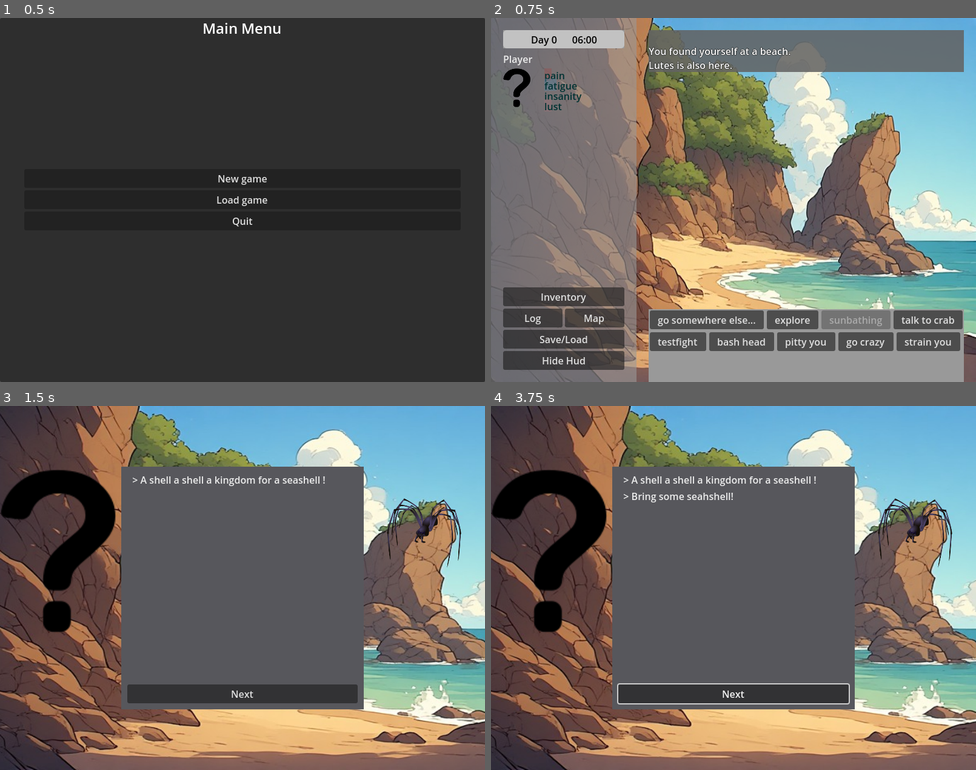
Above: before the commit, frames 1-4 (two rows, left to right).
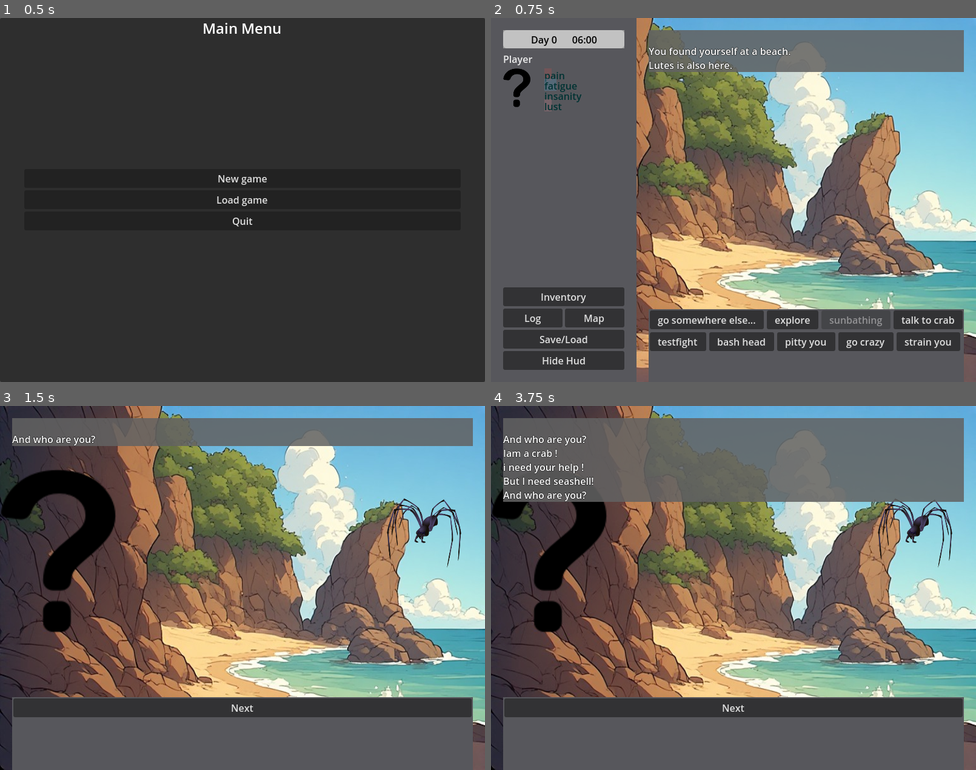
Above: after the commit, the same moments.

Repository: jackdarker/Octopant
Game: Godot game, scene res://ui/Loadingscreen.tscn
The game is run twice, just before and just after one commit, with the same random seed, the same clock (stepped at 60 frames per second) and the same inputs. The engine's default icon, where the game draws it, is replaced by a stand-in: a white triangle on a blue panel in a dark square.
Inputs (mouse positions are in pixels of both pictures, inside the frame that each line leads up to):
- Up to frame 1 (0.5 s): no input
- Up to frame 2 (0.75 s): click "New game" at 0.5 s
- Up to frame 3 (1.5 s): click "talk to crab" at 1.25 s
- Up to frame 4 (3.75 s): click "Next" at 2 s; click (849, 708) at 2.75 s, where only the run after the commit has a clickable "Nope"; click (607, 708) at 3.5 s, where only the run after the commit has a clickable "back"

Frame 1 is identical in both runs. In frame 2, 33% of the frame differs, in the area x 0-98%, y 0-100%; in frame 3, 71%; in frame 4, 75%, in the area x 0-100%, y 0-100%.

Commit message:
refactored interaction_scene.gd

Diff:
--- a/game/main_scene.gd
+++ b/game/main_scene.gd
@@ -42,7 +42,7 @@
 	print("Starting scene "+ID)
 	#var s = ResourceLoader.load(path)
 	if(ID=="interaction_scene"):
-		Global.hud.visible=false
+		#Global.hud.visible=false
 		actual_scene=load("res://ui/interaction_scene.tscn").instantiate()
 		actual_scene.dialogue_gdscript=_args[0]
 		actual_scene.back_image=_args[1]
@@ -50,6 +50,7 @@
 		actual_scene=load("res://ui/combat_scene.tscn").instantiate()
 		actual_scene.setupScene(_args[0])
 	else:
+		Global.hud.hudMode=Hud.HUDMODE.Explore
 		actual_scene = GR.createScene(ID)
 		actual_scene.setupScene(_args)
 	if(parentSceneUniqueID >= 0):
--- a/game/main_scene.tscn
+++ b/game/main_scene.tscn
@@ -18,7 +18,6 @@
 layer = -2
 
 [node name="Hud" parent="." instance=ExtResource("2_bg2q0")]
-layer = -1
 
 [node name="TooltipSystem" parent="." instance=ExtResource("3_yrdys")]
 layer = 2
--- a/game/world/scene_extension.gd
+++ b/game/world/scene_extension.gd
@@ -14,7 +14,7 @@
 		cb=_cb
 		enabled=_enabled
 
-var parent_scene
+var parent_scene:DefaultScene
 
 func on_enterScene():
 	pass
@@ -22,3 +22,6 @@
 # called when a menu is built
 func get_buttons(menuid:String,buttons:Array)->Array:
 	return(buttons)
+
+func cb_menu(menuID:String,no_back:bool=false)->Callable:
+	return parent_scene.menu.bind(menuID,no_back)
--- a/modules/__default/interaction/dlg_pc_crab.gd
+++ b/modules/__default/interaction/dlg_pc_crab.gd
@@ -1,48 +1,42 @@
-extends DialogueEngine
+extends SceneExtension
 
-enum { DEFAULT_BRANCH = 0, GAVE_SHELL, NO_GAVE_SHELL }
-
-var meta:Dictionary={}
+const sceneID="dlg_pc_crab"
 const avatar_player = "res://assets/images/icons/ic_unknown.svg"
 const avatar_crab = "res://assets/images/chars/spider1.svg"
 
-func _setup() -> void:
-	meta["char1"]=avatar_player
-	meta["char2"]=avatar_crab
+func on_enterScene():
+	parent_scene.__displayImage(1,avatar_player)
+	parent_scene.__displayImage(2,avatar_crab)
+	pass
 
-	var first_entry : DialogueEntry
-	first_entry=add_text_entry("A shell a shell a kingdom for a seashell !", DEFAULT_BRANCH)
-	first_entry.set_metadata_data(meta)
+func get_buttons(menuid:String,buttons:Array):
+	if(menuid==""):
+		Global.hud.say("And who are you?")
+		buttons.push_back(Button_Config.new("Next","",cb_menu("answer1",true)))
+	if(menuid=="answer1"):
+		Global.hud.say("Iam a crab !")
+		Global.hud.say("i need your help !")
+		buttons.push_back(Button_Config.new("Sure","",cb_menu("help1",true),__hasSeashell))
+		buttons.push_back(Button_Config.new("Nope","",cb_menu("nohelp1")))
+	if(menuid=="help1"):
+		Global.hud.say("I need seashell")
+		buttons.push_back(Button_Config.new("Here you go","",cb_menu("help2",true)))
+		buttons.push_back(Button_Config.new("I dont have one","",cb_menu("nohelp1",true)))
+	if(menuid=="help2"):
+		Global.hud.say("Thank you so much. Here let me give you this./n
+		It squirts some green slime in front of you.")
+		__hasSeashell(true)
+		Global.pc.inventory.addItemID("gel_green")
+		buttons.push_back(Button_Config.new("Thats nasty","",cb_menu("leave",true)))
+	if(menuid=="nohelp1"):
+		Global.hud.say("But I need seashell!")
+		buttons.push_back(Button_Config.new("I have to leave","",cb_menu("leave",true)))
+	if(menuid=="leave"):
+		Global.hud.say("I need to leave.")
+		buttons.push_back(Button_Config.new("Leave","",Global.main.removeScene.bind(parent_scene)))
+	return(buttons)
 
-
-	var condition_entry = add_conditional_entry(func(): return Global.pc.inventory.hasItemID("seashell"))
-	var if_true : DialogueEntry = add_text_entry("I feel you have some seashell with you")
-	var if_false : DialogueEntry = add_text_entry("Bring some seahshell!", NO_GAVE_SHELL)
-	condition_entry.set_condition_goto_ids(if_true.get_id(), if_false.get_id())
-
-
-	var option_id_1 : int = if_true.add_option("I have no seashell.")
-	var option_id_1_entry : DialogueEntry = add_text_entry("Sorry little crab but I dont have any shell for you", NO_GAVE_SHELL)
-	if_true.set_option_goto_id(option_id_1, option_id_1_entry.get_id())
-	var option_id_2 : int = if_true.add_option("Give seashell.")
-	var option_id_2_entry : DialogueEntry = add_text_entry("Here you go little guy", GAVE_SHELL)
-	if_true.set_option_goto_id(option_id_2, option_id_2_entry.get_id())
-
-	var default_topic : DialogueEntry = add_text_entry("I need to leave")
-
-	add_text_entry("But I waana have shell !", NO_GAVE_SHELL).set_goto_id(default_topic.get_id())
-
-	var gave_shell_entry = add_text_entry("Thank you so much. Here let me give you this./n
-		It squirts some green slime in front of you.", GAVE_SHELL)
-	gave_shell_entry.set_goto_id(default_topic.get_id())
-	gave_shell_entry.set_metadata("remove_item","seashell")
-	gave_shell_entry.set_metadata("char2","res://assets/images/items/Gel_S_Green.svg")
-
-	self.entry_visited.connect(__react)
-
-func __react(entry : DialogueEntry):
-	var _item=entry.get_metadata("remove_item","")
-	if(_item!=""):
-		Global.pc.inventory.removeItemID("seashell")
-		Global.pc.inventory.addItemID("gel_green")
-	pass
+func __hasSeashell(apply:bool=false):
+	var check:=CondCheck.new()
+	check.addCond([CondCheck.Cond_Resource.create("seashell",1)])
+	return	check.check(Global.pc,apply)
--- a/modules/__default/module.gd
+++ b/modules/__default/module.gd
@@ -10,6 +10,7 @@
 		]
 	scene_ext = [
 		"res://modules/__default/world/extend",
+		"res://modules/__default/interaction",
 		]
 	items = [
 		"res://modules/__default/Item",
--- a/modules/__default/world/nav_beach.gd
+++ b/modules/__default/world/nav_beach.gd
@@ -17,8 +17,8 @@
 	var x:Image=%bg_image.texture.get_image()
 	x.resize_to_po2()
 	var y:ImageTexture = ImageTexture.create_from_image(x)
-	Global.main.runScene("interaction_scene",
-		[load("res://modules/__default/interaction/dlg_pc_crab.gd"),
+	Global.main.runScene("interaction_scene",["dlg_pc_crab",
+		#[load("res://modules/__default/interaction/dlg_pc_crab.gd"),
 		y],self.uniqueSceneID)
 
 func _on_bt_fight_pressed():
--- a/theme.tres
+++ b/theme.tres
@@ -1,9 +1,12 @@
-[gd_resource type="Theme" load_steps=2 format=3 uid="uid://tpolvb2u4itl"]
+[gd_resource type="Theme" load_steps=3 format=3 uid="uid://tpolvb2u4itl"]
 
 [sub_resource type="StyleBoxFlat" id="StyleBoxFlat_otacr"]
 bg_color = Color(0.3400212, 0.34289083, 0.36267138, 1)
 
+[sub_resource type="StyleBoxFlat" id="StyleBoxFlat_wvktn"]
+
 [resource]
 Label/colors/font_color = Color(1, 1, 1, 1)
 Panel/styles/panel = SubResource("StyleBoxFlat_otacr")
+Panel/styles/panelSemi = SubResource("StyleBoxFlat_wvktn")
 RichTextLabel/colors/default_color = Color(0.92535293, 0.9253528, 0.9253529, 1)
--- a/ui/hud.gd
+++ b/ui/hud.gd
@@ -5,14 +5,21 @@
 signal map_requested
 signal inventory_requested
 
-enum HUDMODE { Explore=0, Combat=1}
+enum HUDMODE { Explore=0, Combat=1, Interaction=2}
 
 @export var hudMode:HUDMODE=HUDMODE.Explore:
 	set(value):
-		if(value==HUDMODE.Combat):
+		if(value==HUDMODE.Interaction):
+			$HBoxContainer/LeftPanel.visible=false
+			Util.delete_children(enemyList)	#cleanup list after combat
+			enemyList.get_parent_control().visible=false
+			picture.texture=null
+			picture.visible=true
+		elif(value==HUDMODE.Combat):
 			enemyList.get_parent_control().visible=true
 			picture.visible=false
 		else:
+			$HBoxContainer/LeftPanel.visible=true
 			Util.delete_children(enemyList)	#cleanup list after combat
 			enemyList.get_parent_control().visible=false
 			picture.texture=null
--- a/ui/hud.tscn
+++ b/ui/hud.tscn
@@ -1,12 +1,10 @@
-[gd_scene load_steps=21 format=3 uid="uid://deyv2v8gvtbsu"]
+[gd_scene load_steps=15 format=3 uid="uid://deyv2v8gvtbsu"]
 
 [ext_resource type="Script" uid="uid://cswadx3st3b6b" path="res://ui/hud.gd" id="1_276te"]
+[ext_resource type="Theme" uid="uid://tpolvb2u4itl" path="res://theme.tres" id="2_7ihmi"]
 [ext_resource type="PackedScene" uid="uid://sfxsabvmelqu" path="res://ui/character_hud.tscn" id="2_276te"]
 [ext_resource type="Texture2D" uid="uid://8vs1f4ky84fr" path="res://assets/images/chars/spider1.svg" id="3_546lt"]
 
-[sub_resource type="StyleBoxFlat" id="StyleBoxFlat_spcu4"]
-bg_color = Color(0.6, 0.6, 0.6, 0.59607846)
-
 [sub_resource type="Theme" id="Theme_276te"]
 
 [sub_resource type="StyleBoxFlat" id="StyleBoxFlat_276te"]
@@ -15,25 +13,6 @@
 
 [sub_resource type="StyleBoxFlat" id="StyleBoxFlat_7ihmi"]
 bg_color = Color(0.38431373, 0.38431373, 0.38431373, 0.8627451)
-
-[sub_resource type="StyleBoxFlat" id="StyleBoxFlat_546lt"]
-
-[sub_resource type="StyleBoxFlat" id="StyleBoxFlat_q43x7"]
-
-[sub_resource type="StyleBoxFlat" id="StyleBoxFlat_en2x2"]
-
-[sub_resource type="StyleBoxFlat" id="StyleBoxFlat_srpbi"]
-
-[sub_resource type="StyleBoxFlat" id="StyleBoxFlat_1v5rv"]
-bg_color = Color(0.73384637, 0.44077763, 0.9599053, 1)
-
-[sub_resource type="Theme" id="Theme_7ihmi"]
-Panel/styles/panel = SubResource("StyleBoxFlat_546lt")
-RichTextLabel/colors/default_color = Color(0.17641911, 0.17641908, 0.17641908, 1)
-RichTextLabel/styles/background = SubResource("StyleBoxFlat_q43x7")
-RichTextLabel/styles/fill = SubResource("StyleBoxFlat_en2x2")
-RichTextLabel/styles/focus = SubResource("StyleBoxFlat_srpbi")
-RichTextLabel/styles/normal = SubResource("StyleBoxFlat_1v5rv")
 
 [sub_resource type="Gradient" id="Gradient_276te"]
 offsets = PackedFloat32Array(0, 0.8933333)
@@ -122,12 +101,13 @@
 anchor_bottom = 1.0
 grow_horizontal = 2
 grow_vertical = 2
+mouse_filter = 2
 theme_override_constants/separation = 0
 
 [node name="LeftPanel" type="Panel" parent="HBoxContainer"]
 custom_minimum_size = Vector2(240, 0)
 layout_mode = 2
-theme_override_styles/panel = SubResource("StyleBoxFlat_spcu4")
+theme = ExtResource("2_7ihmi")
 
 [node name="MarginContainer" type="MarginContainer" parent="HBoxContainer/LeftPanel"]
 layout_mode = 1
@@ -206,6 +186,7 @@
 [node name="Panel" type="Panel" parent="HBoxContainer"]
 layout_mode = 2
 size_flags_horizontal = 3
+mouse_filter = 2
 theme_override_styles/panel = SubResource("StyleBoxEmpty_276te")
 
 [node name="MarginContainer" type="MarginContainer" parent="HBoxContainer/Panel"]
@@ -215,17 +196,20 @@
 anchor_bottom = 1.0
 grow_horizontal = 2
 grow_vertical = 2
+mouse_filter = 2
 theme_override_constants/margin_left = 20
 theme_override_constants/margin_top = 20
 theme_override_constants/margin_right = 20
 
 [node name="VBoxContainer" type="VBoxContainer" parent="HBoxContainer/Panel/MarginContainer"]
 layout_mode = 2
+mouse_filter = 2
 
 [node name="list_enemys" type="ScrollContainer" parent="HBoxContainer/Panel/MarginContainer/VBoxContainer"]
 visible = false
 layout_mode = 2
 size_flags_vertical = 3
+mouse_filter = 2
 
 [node name="HFlowContainer" type="HFlowContainer" parent="HBoxContainer/Panel/MarginContainer/VBoxContainer/list_enemys"]
 layout_mode = 2
@@ -246,10 +230,12 @@
 [node name="txt_main" type="ScrollContainer" parent="HBoxContainer/Panel/MarginContainer/VBoxContainer"]
 layout_mode = 2
 size_flags_vertical = 3
+mouse_filter = 2
 
 [node name="RichTextLabel" type="RichTextLabel" parent="HBoxContainer/Panel/MarginContainer/VBoxContainer/txt_main"]
 layout_mode = 2
 size_flags_horizontal = 3
+mouse_filter = 2
 theme_override_colors/font_outline_color = Color(0, 0, 0, 1)
 theme_override_constants/outline_size = 2
 theme_override_styles/normal = SubResource("StyleBoxFlat_7ihmi")
@@ -266,6 +252,7 @@
 [node name="img_pic" type="TextureRect" parent="HBoxContainer/Panel/MarginContainer/VBoxContainer"]
 layout_mode = 2
 size_flags_vertical = 3
+mouse_filter = 2
 texture = ExtResource("3_546lt")
 expand_mode = 1
 stretch_mode = 4
@@ -274,7 +261,7 @@
 clip_contents = true
 custom_minimum_size = Vector2(0, 120)
 layout_mode = 2
-theme = SubResource("Theme_7ihmi")
+theme = ExtResource("2_7ihmi")
 
 [node name="MarginContainer" type="MarginContainer" parent="HBoxContainer/Panel/MarginContainer/VBoxContainer/Panel"]
 layout_mode = 1
--- a/ui/interaction_scene.gd
+++ b/ui/interaction_scene.gd
@@ -1,18 +1,19 @@
-extends "res://ui/default_scene.gd"
+class_name InteractionScene extends NavigationScene
 
 
 # this scene runs a dialog between PC & NPC
 # using dialog engine
 
 @export var back_image:Texture=null		#background-image, default color if null
-@export var dialogue_gdscript : GDScript = null	#dialog-script
+@export var dialogue_gdscript  = null	#dialog-script
 
 var dialogue_engine : DialogueEngine = null
 var enabled_buttons : Array[Button] = []
 
-func _ready() -> void:
+func _ready_old() -> void:
 	if(back_image):
 		set_bg(back_image)
+	Global.hud.hudMode=Hud.HUDMODE.Interaction
 	dialogue_engine = dialogue_gdscript.new()
 	#dialogue_engine.dialogue_started.connect(__on_dialogue_started)
 	dialogue_engine.dialogue_continued.connect(__on_dialogue_continued)
@@ -20,12 +21,22 @@
 	dialogue_engine.dialogue_canceled.connect(__on_dialogue_canceled)
 	dialogue_engine.advance()
 
-func _input(p_input_event : InputEvent) -> void:
-	if p_input_event.is_action_pressed(&"ui_accept"):
-		dialogue_engine.advance()
+func enterScene():
+	Global.hud.hudMode=Hud.HUDMODE.Interaction
+	Global.hud.visible=true
+	Global.hud.clearOutput()
+	Global.hud.clearInput()
+	scene_ext=GR.getSceneExtensions(dialogue_gdscript,self)
+	for ext in scene_ext:
+		if ext.has_method("on_enterScene"):
+			ext.on_enterScene()
+	menu("")
+#func _input(p_input_event : InputEvent) -> void:
+#	if p_input_event.is_action_pressed(&"ui_accept"):
+#		dialogue_engine.advance()
 
-func set_bg(bg:Texture2D):
-	%bg_image.texture=bg
+#func set_bg(bg:Texture2D):
+#	%bg_image.texture=bg
 
 func __displayImage(where,path):
 	var _texture=Texture.new()
--- a/ui/interaction_scene.tscn
+++ b/ui/interaction_scene.tscn
@@ -1,7 +1,6 @@
-[gd_scene load_steps=5 format=3 uid="uid://bi0nd3hkf3uap"]
+[gd_scene load_steps=4 format=3 uid="uid://bi0nd3hkf3uap"]
 
 [ext_resource type="Script" uid="uid://dm514j33v3lwc" path="res://ui/interaction_scene.gd" id="1_d7vpr"]
-[ext_resource type="Theme" uid="uid://tpolvb2u4itl" path="res://theme.tres" id="2_dkaeg"]
 [ext_resource type="Texture2D" uid="uid://bfsnd42fd1rpm" path="res://icon.svg" id="3_uj4wp"]
 
 [sub_resource type="StyleBoxTexture" id="StyleBoxTexture_dkaeg"]
@@ -15,69 +14,19 @@
 theme_override_styles/panel = SubResource("StyleBoxTexture_dkaeg")
 script = ExtResource("1_d7vpr")
 
-[node name="CanvasLayer" type="CanvasLayer" parent="."]
-
-[node name="bg_image" type="TextureRect" parent="CanvasLayer"]
+[node name="bg_image" type="TextureRect" parent="."]
 unique_name_in_owner = true
+layout_mode = 1
 anchors_preset = 15
 anchor_right = 1.0
 anchor_bottom = 1.0
 grow_horizontal = 2
 grow_vertical = 2
 
-[node name="CenterContainer" type="CenterContainer" parent="CanvasLayer"]
-anchors_preset = 8
-anchor_left = 0.5
-anchor_top = 0.5
-anchor_right = 0.5
-anchor_bottom = 0.5
-offset_left = -200.0
-offset_top = -200.0
-offset_right = 200.0
-offset_bottom = 200.0
-grow_horizontal = 2
-grow_vertical = 2
-
-[node name="Panel" type="Panel" parent="CanvasLayer/CenterContainer"]
-custom_minimum_size = Vector2(400, 400)
-layout_mode = 2
-theme = ExtResource("2_dkaeg")
-
-[node name="MarginContainer" type="MarginContainer" parent="CanvasLayer/CenterContainer/Panel"]
-layout_mode = 1
-anchors_preset = 15
-anchor_right = 1.0
-anchor_bottom = 1.0
-grow_horizontal = 2
-grow_vertical = 2
-theme_override_constants/margin_left = 10
-theme_override_constants/margin_top = 10
-theme_override_constants/margin_right = 10
-theme_override_constants/margin_bottom = 10
-
-[node name="VBoxContainer" type="VBoxContainer" parent="CanvasLayer/CenterContainer/Panel/MarginContainer"]
-unique_name_in_owner = true
-layout_mode = 2
-alignment = 2
-
-[node name="ScrollContainer" type="ScrollContainer" parent="CanvasLayer/CenterContainer/Panel/MarginContainer/VBoxContainer"]
-layout_mode = 2
-size_flags_vertical = 3
-
-[node name="log" type="VBoxContainer" parent="CanvasLayer/CenterContainer/Panel/MarginContainer/VBoxContainer/ScrollContainer"]
-unique_name_in_owner = true
-layout_mode = 2
-size_flags_horizontal = 3
-size_flags_vertical = 3
-
-[node name="bt_next" type="Button" parent="CanvasLayer/CenterContainer/Panel/MarginContainer/VBoxContainer"]
-unique_name_in_owner = true
-layout_mode = 2
-text = "Next"
-
-[node name="img_char_1" type="TextureRect" parent="CanvasLayer"]
+[node name="img_char_1" type="TextureRect" parent="."]
 unique_name_in_owner = true
 custom_minimum_size = Vector2(96, 96)
+layout_mode = 1
 anchors_preset = -1
 anchor_left = 0.08000001
 anchor_top = 0.28
@@ -85,7 +34,7 @@
 anchor_bottom = 0.73333335
 offset_left = -64.00001
 offset_top = -64.0
-offset_right = 63.999992
+offset_right = 64.0
 offset_bottom = 64.0
 grow_vertical = 2
 size_flags_horizontal = 4
@@ -95,9 +44,10 @@
 stretch_mode = 4
 metadata/_edit_use_anchors_ = true
 
-[node name="img_char_2" type="TextureRect" parent="CanvasLayer"]
+[node name="img_char_2" type="TextureRect" parent="."]
 unique_name_in_owner = true
 custom_minimum_size = Vector2(96, 96)
+layout_mode = 1
 anchors_preset = -1
 anchor_left = 0.84
 anchor_top = 0.28
@@ -114,5 +64,3 @@
 expand_mode = 1
 stretch_mode = 4
 metadata/_edit_use_anchors_ = true
-
-[connection signal="pressed" from="CanvasLayer/CenterContainer/Panel/MarginContainer/VBoxContainer/bt_next" to="." method="_on_bt_1_pressed"]
--- a/ui/navigation_scene.gd
+++ b/ui/navigation_scene.gd
@@ -18,11 +18,12 @@
 	pass
 
 func enterScene():
+	Global.hud.hudMode=Hud.HUDMODE.Explore
 	Global.pc.location=self.sceneID
-	scene_ext=GR.getSceneExtensions(self.sceneID,self)
 	Global.hud.visible=true
 	Global.hud.clearOutput()
 	Global.hud.clearInput()
+	scene_ext=GR.getSceneExtensions(self.sceneID,self)
 	if(!self.sceneID.begins_with("vis_")):
 		if(Global.main.playerSpecialScene()):
 			return
@@ -43,10 +44,10 @@
 	return %bg_image.texture
 
 # menuid depends on the scene; usually "walk","explore","rest","craft"
-func menu(menuid:String):
+func menu(menuid:String,no_back:=false):
 	var buttons:Array[SceneExtension.Button_Config]=[]
 	Global.hud.clearInput()
-	if menuid!="":
+	if menuid!="" && !no_back:
 		menustack.push_back(menuid)
 		Global.hud.addButton("back","",menu_back)
 	else:
@@ -57,6 +58,7 @@
 			buttons=ext.get_buttons(menuid,buttons)
 
 	if(menuid=="" && buttons.size()==0):	#fallback if no extension
+		Log.print("Warning: no buttons in scene="+sceneID+" menuid="+menuid)
 		Global.hud.addButton("Next","",Global.main.removeScene.bind(self))
 
 	for bt in buttons:		#TODO if to many buttons make subpages
Not shown, changed: modules/__default/interaction/dlg_pc_crab.gd.uid
